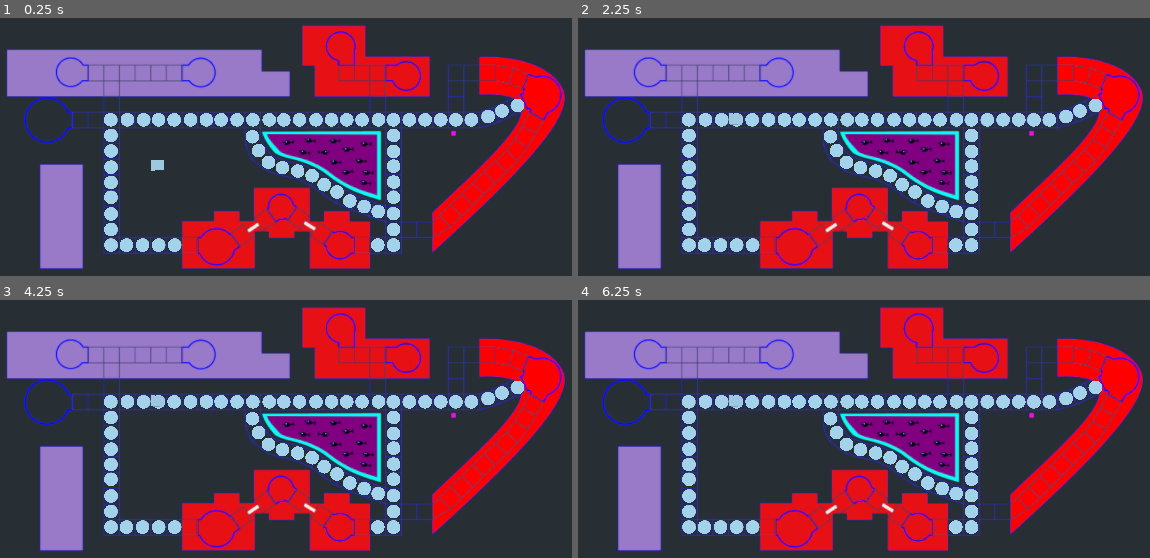
Above: before the commit, frames 1-4 (two rows, left to right).
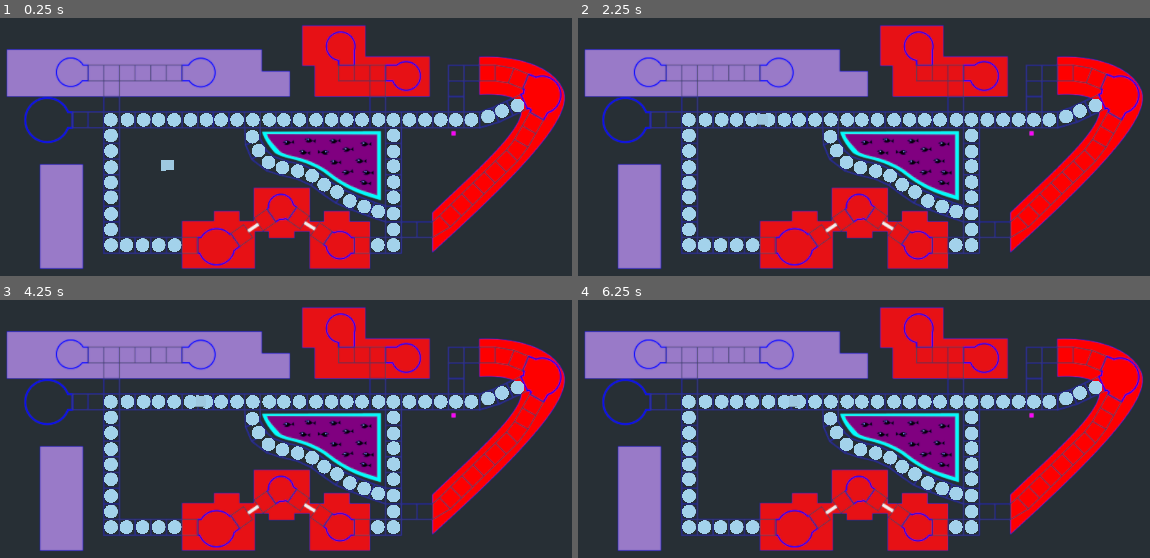
Above: after the commit, the same moments.

Repository: GameDrivenDesign/sheep-royal
Game: Godot game, scene res://map.tscn
The game is run twice, just before and just after one commit, with the same random seed, the same clock (stepped at 60 frames per second) and the same inputs.
Inputs:
- Up to frame 1 (0.25 s): no input
- Up to frame 2 (2.25 s): tap Enter at 1.25 s; tap Space at 2 s
- Up to frame 3 (4.25 s): tap Enter at 2.75 s; tap Space at 3.5 s
- Up to frame 4 (6.25 s): tap Enter at 4.25 s; tap Space at 5 s

The runs differ from the first frame. In frame 1, 0.1% of the frame differs, in the area x 26-31%, y 55-60%; in frame 2, less than 0.1%; in frame 3, less than 0.1%; in frame 4, less than 0.1%.

Commit message:
fix player movement

Diff:
--- a/map.tscn
+++ b/map.tscn
@@ -263,5 +263,5 @@
 
 [node name="player" parent="." instance=ExtResource( 4 )]
 transform = Transform( 1, 0, 0, 0, 1, 0, 0, 0, 1, -18.8396, 0, 14.6961 )
-last_plate = NodePath("../Spatial/plate3")
-current_plate = NodePath("../Spatial/plate4")
+last_plate_path = NodePath("../Spatial/plate4")
+current_plate_path = NodePath("../Spatial/plate5")
--- a/plate.gd
+++ b/plate.gd
@@ -1,8 +1,5 @@
 extends Spatial
 
-# Declare member variables here. Examples:
-# var a = 2
-# var b = "text
 export (Array) var reachable = Array()
 
 func reachable_nodes():
@@ -11,10 +8,5 @@
 		nodes.append(get_node(path))
 	return nodes
 
-# Called when the node enters the scene tree for the first time.
 func _ready():
-	pass # Replace with function body.
-
-# Called every frame. 'delta' is the elapsed time since the previous frame.
-#func _process(delta):
-#	pass
+	pass
--- a/player.gd
+++ b/player.gd
@@ -1,11 +1,17 @@
 extends Spatial
 
-export (NodePath) var last_plate
-export (NodePath) var current_plate
+export (NodePath) var last_plate_path
+export (NodePath) var current_plate_path
+
+var last_plate
+var current_plate
 
 var timer = null
 
 func _ready():
+	last_plate = get_node(last_plate_path)
+	current_plate = get_node(current_plate_path)
+
 	timer = Timer.new()
 	add_child(timer)
 
@@ -15,7 +21,6 @@
 	timer.start()
 
 func on_timer_timeout():
-	return
 	var targets = reachable_plates()
 	if (targets.empty()):
 		return
@@ -24,7 +29,7 @@
 
 func reachable_plates():
 	var reachable_from_here = Array()
-	for item in get_node(current_plate).reachable_nodes:
+	for item in current_plate.reachable_nodes():
 		if (item != last_plate):
 			reachable_from_here.append(item)
 	return reachable_from_here
@@ -33,6 +38,9 @@
 	last_plate = current_plate
 	current_plate = new_plate
 
+	last_plate_path = last_plate.get_path()
+	current_plate_path = current_plate.get_path()
+
 func _process(delta):
-	var offset = get_node(current_plate).get_transform().origin - self.get_transform().origin
+	var offset = current_plate.get_transform().origin - self.get_transform().origin
 	translate(offset * delta * 4)
